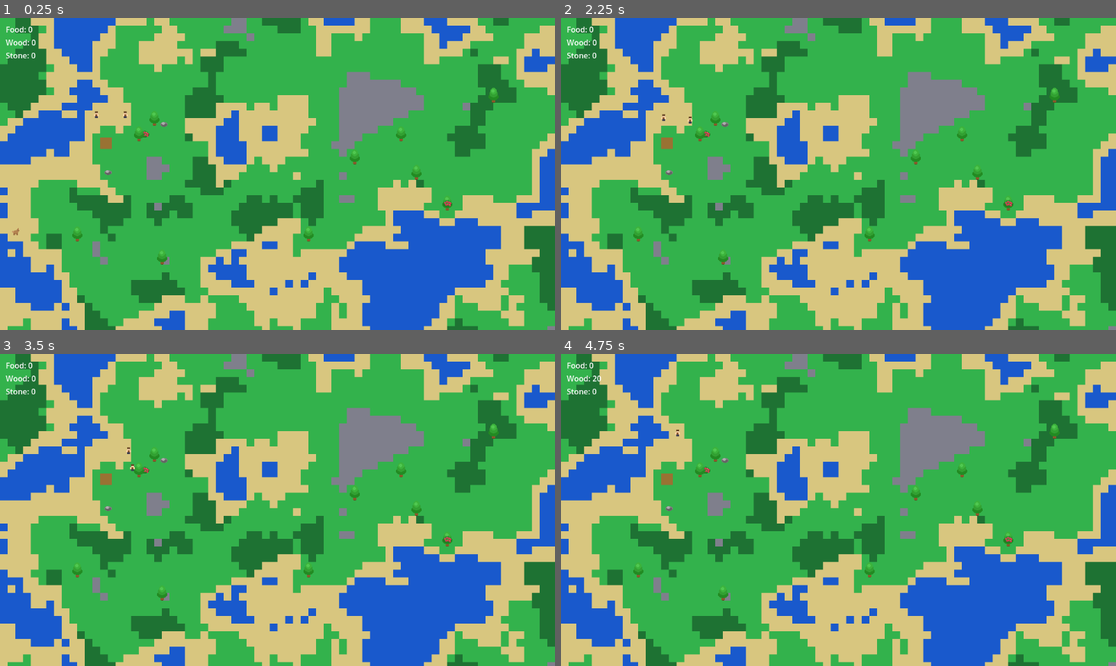
Above: before the commit, frames 1-4 (two rows, left to right).
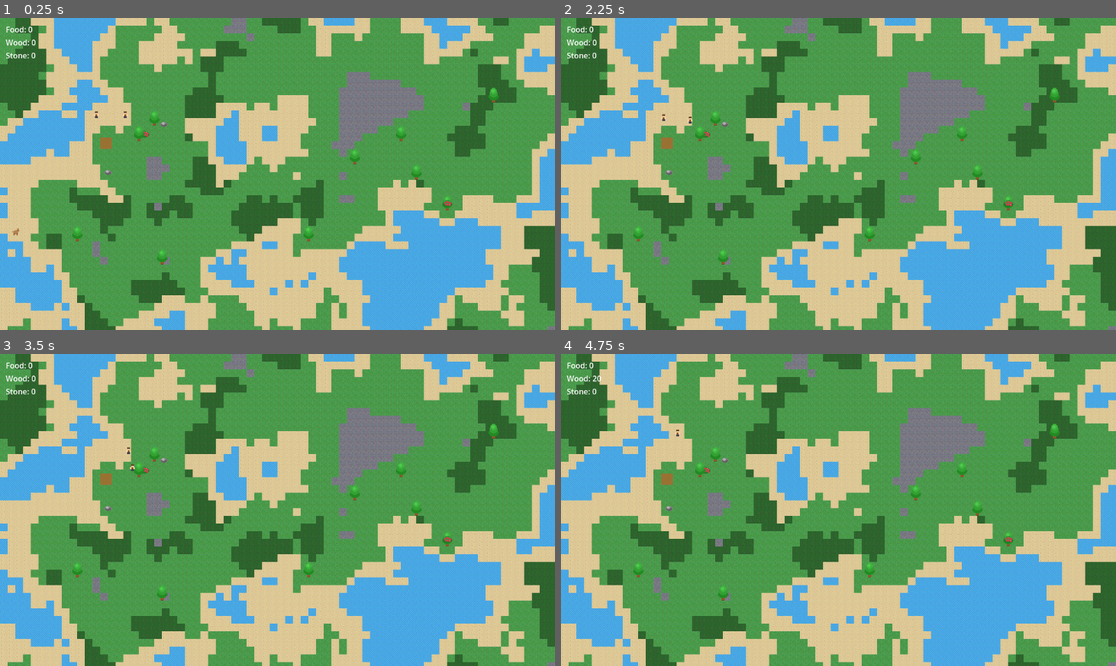
Above: after the commit, the same moments.

Repository: owntheclimb/Gdmodegame
Game: Godot game, scene res://scenes/Game.tscn
The game is run twice, just before and just after one commit, with the same random seed, the same clock (stepped at 60 frames per second) and the same inputs.
Inputs (mouse positions are in pixels of both pictures, inside the frame that each line leads up to):
- Up to frame 1 (0.25 s): no input
- Up to frame 2 (2.25 s): drag from (655, 114) to (871, 233) at 0.52 s; tap Enter at 1.25 s; drag from (688, 114) to (871, 233) at 1.27 s; tap Space at 2 s; move the mouse to (894, 105) at 2.02 s; hold Right (ui_right) from 2.03 s (still down); hold B (place_building) from 2.03 s (still down)
- Up to frame 3 (3.5 s): release Right (ui_right) at 2.75 s; release B (place_building) at 2.75 s; tap Enter at 2.75 s; drag from (249, 572) to (138, 469) at 2.77 s
- Up to frame 4 (4.75 s): tap Space at 3.5 s; move the mouse to (1005, 556) at 3.52 s; hold Left (ui_left) 3.53-4.25 s; hold B (place_building) 3.53-4.25 s; drag from (672, 463) to (916, 491) at 4.27 s

The runs differ from the first frame. In frame 1, 55% of the frame differs, in the area x 0-100%, y 0-100%; in frame 2, 55%; in frame 3, 55%; in frame 4, 55%.

Commit message:
Add textured terrain tileset with water, sand, grass, forest, and mountain tiles

Diff:
--- a/scripts/world_generator.gd
+++ b/scripts/world_generator.gd
@@ -71,26 +71,20 @@
 	return is_walkable(tile_coord, allow_water)
 
 func _setup_tileset() -> TileSet:
-	var image := Image.create(tile_size * 5, tile_size, false, Image.FORMAT_RGBA8)
-	image.fill(Color(0, 0, 0, 0))
-	image.fill_rect(Rect2i(0, 0, tile_size, tile_size), Color(0.1, 0.35, 0.8))
-	image.fill_rect(Rect2i(tile_size, 0, tile_size, tile_size), Color(0.85, 0.78, 0.5))
-	image.fill_rect(Rect2i(tile_size * 2, 0, tile_size, tile_size), Color(0.2, 0.7, 0.3))
-	image.fill_rect(Rect2i(tile_size * 3, 0, tile_size, tile_size), Color(0.12, 0.45, 0.2))
-	image.fill_rect(Rect2i(tile_size * 4, 0, tile_size, tile_size), Color(0.5, 0.5, 0.55))
-
-	var texture := ImageTexture.create_from_image(image)
+	# Load our custom terrain tileset (ordered: Water, Sand, Grass, Forest, Mountain)
+	var terrain_texture: Texture2D = load("res://assets/tilesets/terrain.png")
+
 	var new_tileset := TileSet.new()
 	new_tileset.tile_size = Vector2i(tile_size, tile_size)
 
 	var atlas_source := TileSetAtlasSource.new()
-	atlas_source.texture = texture
+	atlas_source.texture = terrain_texture
 	atlas_source.texture_region_size = Vector2i(tile_size, tile_size)
-	atlas_source.create_tile(Vector2i(0, 0))
-	atlas_source.create_tile(Vector2i(1, 0))
-	atlas_source.create_tile(Vector2i(2, 0))
-	atlas_source.create_tile(Vector2i(3, 0))
-	atlas_source.create_tile(Vector2i(4, 0))
+	atlas_source.create_tile(Vector2i(0, 0))  # TILE_WATER
+	atlas_source.create_tile(Vector2i(1, 0))  # TILE_SAND
+	atlas_source.create_tile(Vector2i(2, 0))  # TILE_GRASS
+	atlas_source.create_tile(Vector2i(3, 0))  # TILE_FOREST
+	atlas_source.create_tile(Vector2i(4, 0))  # TILE_MOUNTAIN
 
 	new_tileset.add_source(atlas_source, 0)
 	return new_tileset
Binary file added: assets/tilesets/terrain.png
Not shown, added: assets/tilesets/terrain.png.import
Not shown, added: scripts/generate_tileset.py
